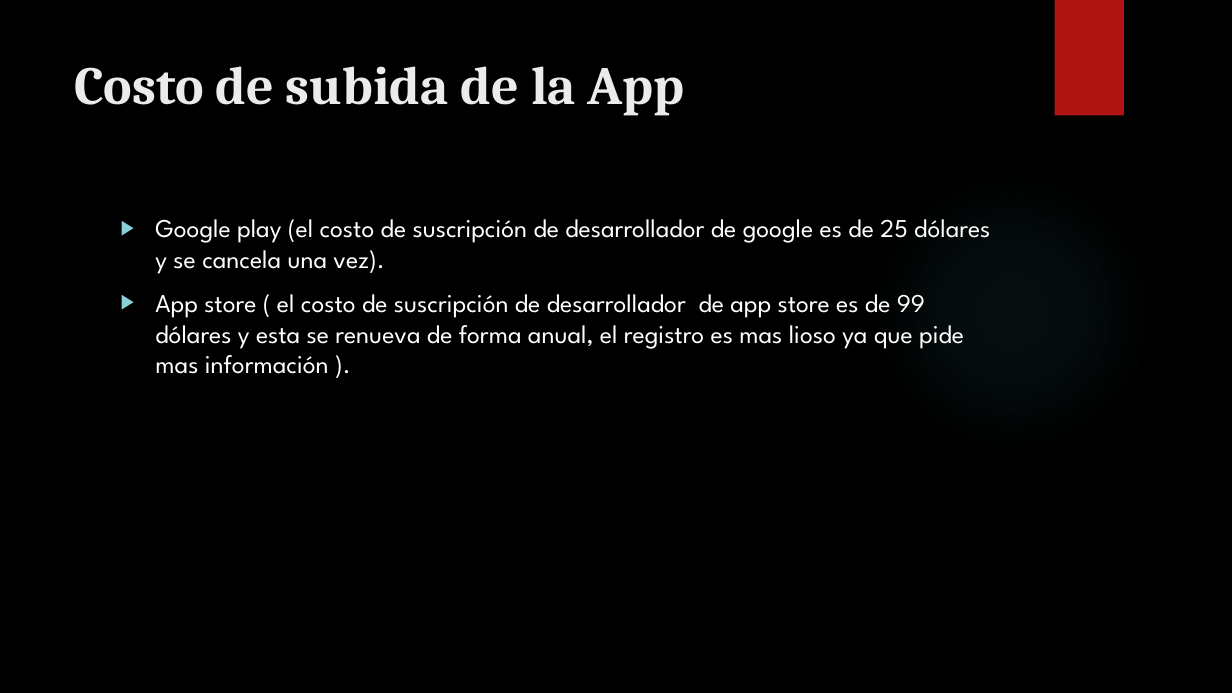
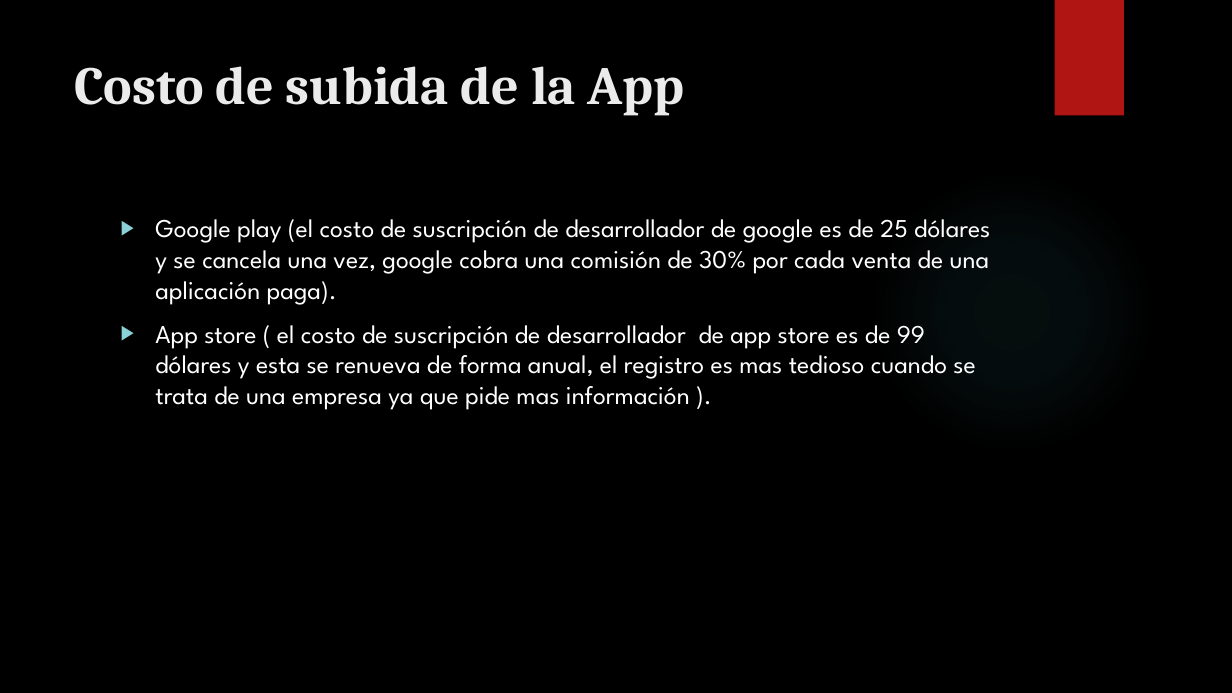
Before and after one commit to Bector/EPE1v1, a slide deck: slide 4 of Calculadora de notas Ip Chile.pptx. Drawn at 1232x693 pixels with LibreOffice and Linux fonts; fonts in the diff are those of the drawing; background and template pictures are left out. Boxes give left, top, right and bottom in pixels: in the first picture for what was removed or moved away, otherwise in the second. Text is boxed around its words. In the diff, an @@ line names an element or a change of style, - is before the commit and + after.

```diff
--- a/Calculadora de notas Ip Chile.pptx
+++ b/Calculadora de notas Ip Chile.pptx
@@ text at [155, 219, 990, 410]: text changed @@
-▶ Google play (el costo de suscripción de desarrollador de google es de 25 dólares y se cancela una vez).
-▶ App store ( el costo de suscripción de desarrollador de app store es de 99 dólares y esta se renueva de forma anual, el registro es mas lioso ya que pide mas información ).
+▶ Google play (el costo de suscripción de desarrollador de google es de 25 dólares y se cancela una vez, google cobra una comisión de 30% por cada venta de una aplicación paga).
+▶ App store ( el costo de suscripción de desarrollador de app store es de 99 dólares y esta se renueva de forma anual, el registro es mas tedioso cuando se trata de una empresa ya que pide mas información ).
```
